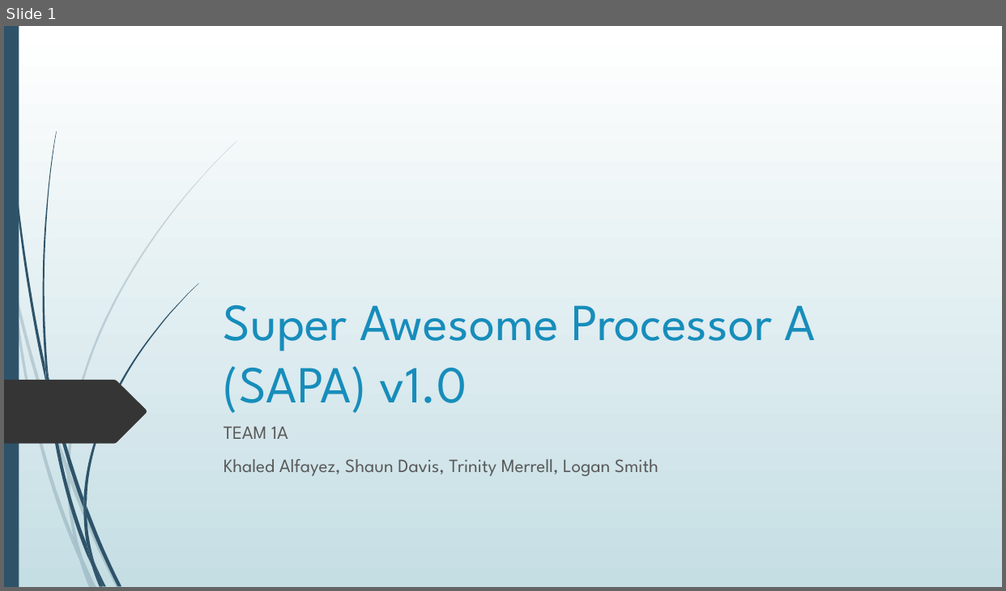
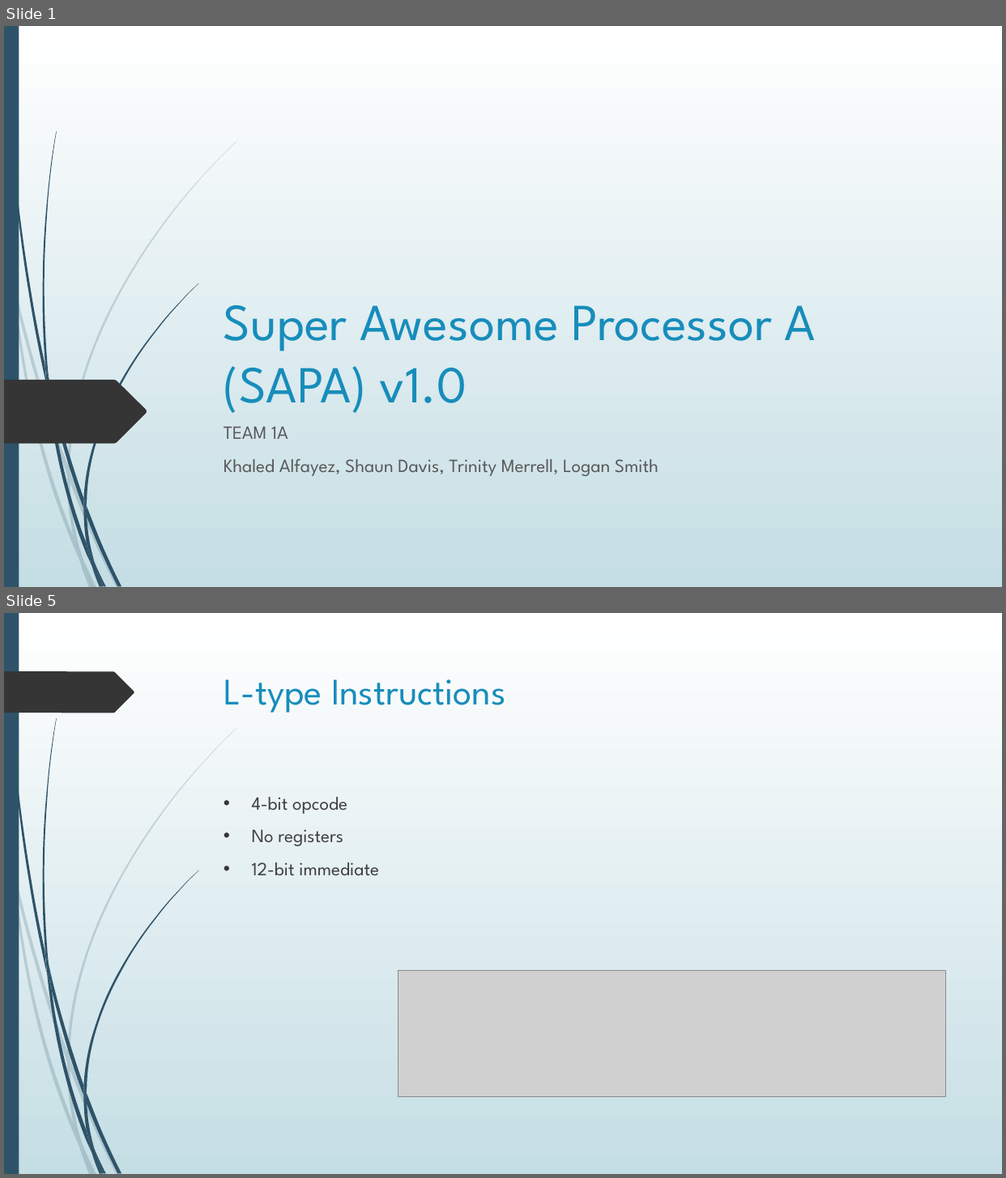
Before and after one commit to merreltc/16-Bit-Processor, a slide deck: FinalReport/FinalPresentation-Working.pptx. Shown one above the other, each under a label of ours: slide 1 before the commit, slides 1 and 5 after it; the slides between them are not shown. The pictures are 1006x591 and 1006x1178 pixels, drawn with LibreOffice and Linux fonts; fonts in the diff are those of the drawing; grey boxes stand for pictures. Boxes give left, top, right and bottom in pixels: in the first picture for what was removed or moved away, otherwise in the second. Text is boxed around its words. In the diff, an @@ line names an element or a change of style, - is before the commit and + after.

```diff
--- a/FinalReport/FinalPresentation-Working.pptx
+++ b/FinalReport/FinalPresentation-Working.pptx
@@ slide 5 added at [4,613,1002,1174], background gradient #FFFFFF to #C5DEE5; not listed: 23 template elements that a slide beside it also shows @@
@@ freeform shape added at [4,671,134,713], fill #353535 @@
@@ title added at [224,679,506,713], 36 pt, text #178DBB @@
+L-type Instructions
@@ text added at [252,797,379,876], 18 pt, text #404040 @@
+• 4-bit opcode
+• No registers
+• 12-bit immediate
@@ picture added at [398,971,946,1097] @@
```
Also in this commit, not shown: 1 slide changed, 3 other slides added, 3 other files.
